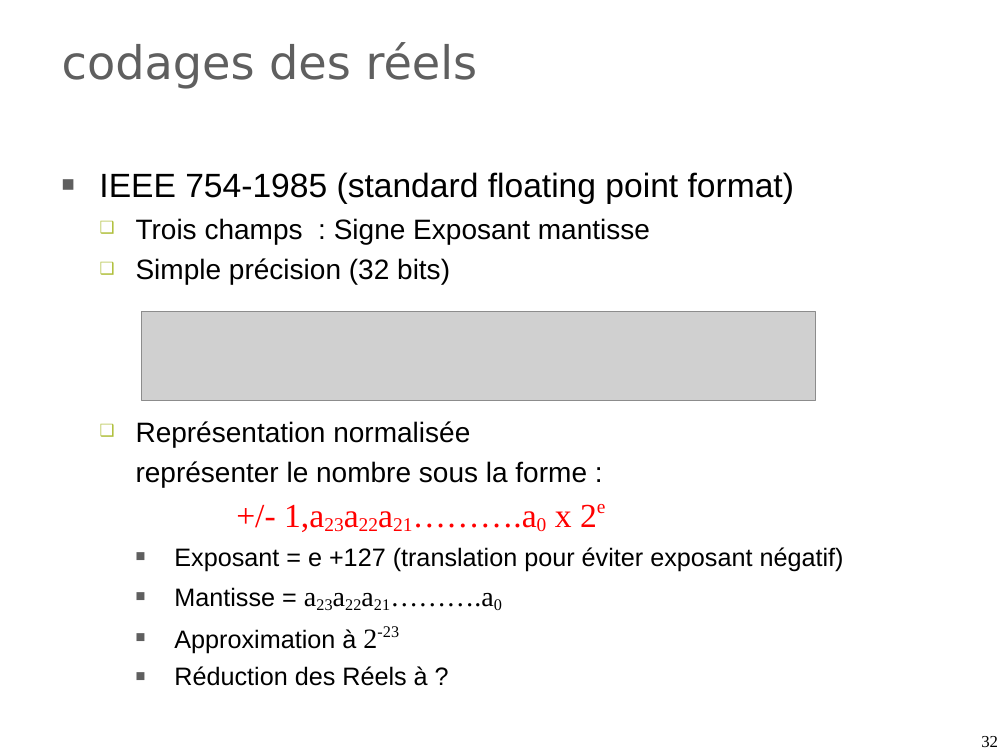
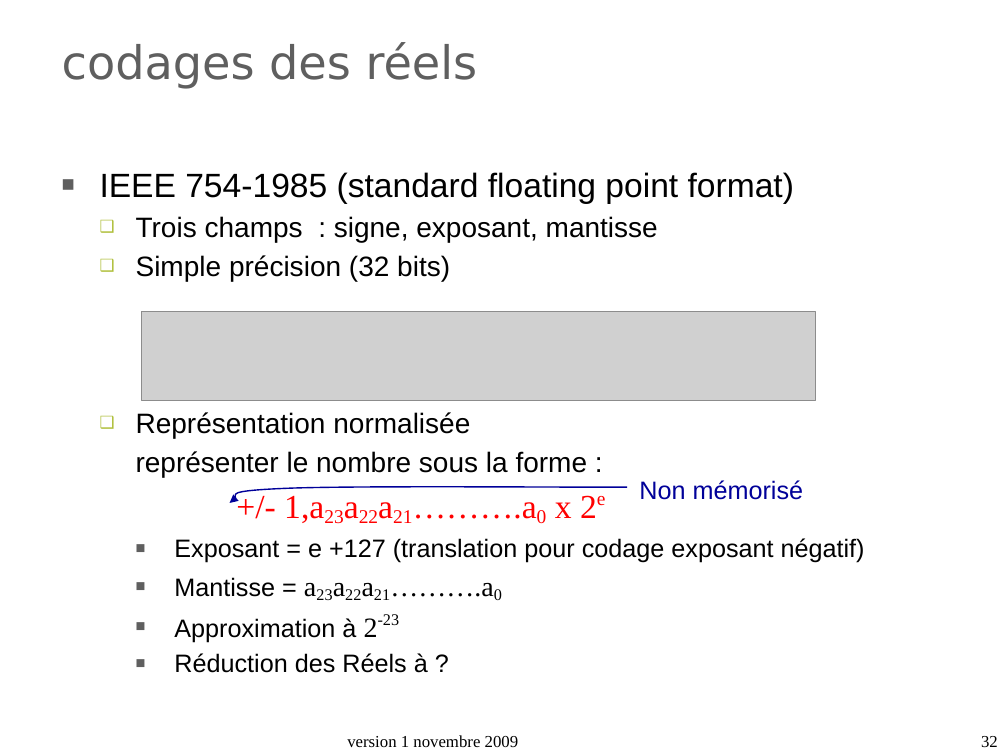
Before and after one commit to duanegris/texts, a slide deck: slide 32 of isi1/slides/3_numeration-codage.ppt. Drawn at 1008x756 pixels with LibreOffice and Linux fonts; fonts in the diff are those of the drawing; grey boxes stand for pictures; background and template pictures are left out. Boxes give left, top, right and bottom in pixels: in the first picture for what was removed or moved away, otherwise in the second. Text is boxed around its words. In the diff, an @@ line names an element or a change of style, - is before the commit and + after.

```diff
--- a/isi1/slides/3_numeration-codage.ppt
+++ b/isi1/slides/3_numeration-codage.ppt
@@ text at (x1=100, y1=172, x2=794, y2=673): less space between paragraphs; line spacing 0.9 to 1 @@
@@ text at (x1=136, y1=216, x2=658, y2=242): text changed @@
-  ❑ Trois champs : Signe Exposant mantisse
+  ❑ Trois champs : signe, exposant, mantisse
@@ freeform shape added at (x1=222, y1=486, x2=627, y2=503), outline #000099 1 pt @@
@@ text added at (x1=639, y1=480, x2=804, y2=500), 18 pt, text #000099 @@
+Non mémorisé
@@ text at (x1=174, y1=538, x2=865, y2=563): text changed @@
-    ■ Exposant = e +127 (translation pour éviter exposant négatif)
+    ■ Exposant = e +127 (translation pour codage exposant négatif)
@@ text added at (x1=347, y1=735, x2=519, y2=747), 12 pt, text #000000 @@
+version 1 novembre 2009
```
Also in this commit, not shown: 42 other slides changed, 2 slides added, 1 slide removed.
